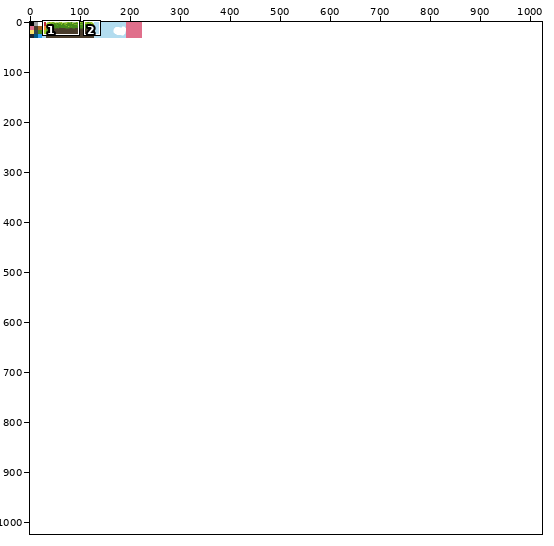
Sprite sheet -- bin/Debug/tiles.png. The picture above shows the old version from afar; the outline marks the close-up.
Close-up. As it was:
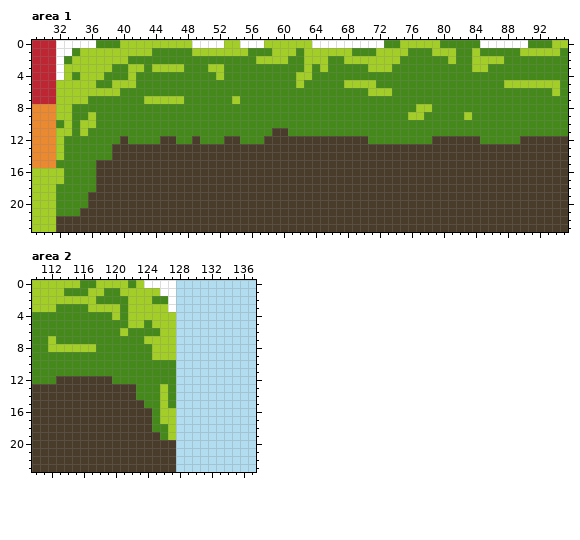
The file is 1024x1024 pixels. Shown: area 1: x 29..95, y 0..23; area 2: x 110..137, y 0..23.
And afterwards:
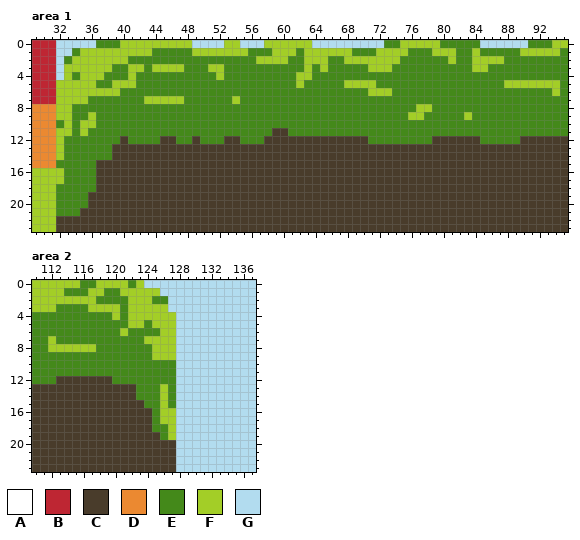
Palette (. is transparent): A #ffffff  B #be2633  C #493c2b  D #eb8931  E #44891a  F #a3ce27  G #b2dcef
Change:
Area 1:
Colour A becomes colour G in row 0 at x 32 to 36, 49 to 52, 55 to 57, 64 to 72 and 85 to 90; in row 1 at x 32 to 33; in rows 2 to 4 at x 32.
Area 2:
Colour A becomes colour G in row 0 at x 124 to 127; in row 1 at x 126 to 127; in rows 2 to 3 at x 127.
Changed places in both close-ups, as pixel boxes (x1, y1, x2, y2):
changed: (56, 40, 96, 80)
changed: (192, 40, 264, 48)
changed: (312, 40, 384, 48)
changed: (480, 40, 528, 48)
changed: (144, 280, 176, 312)
